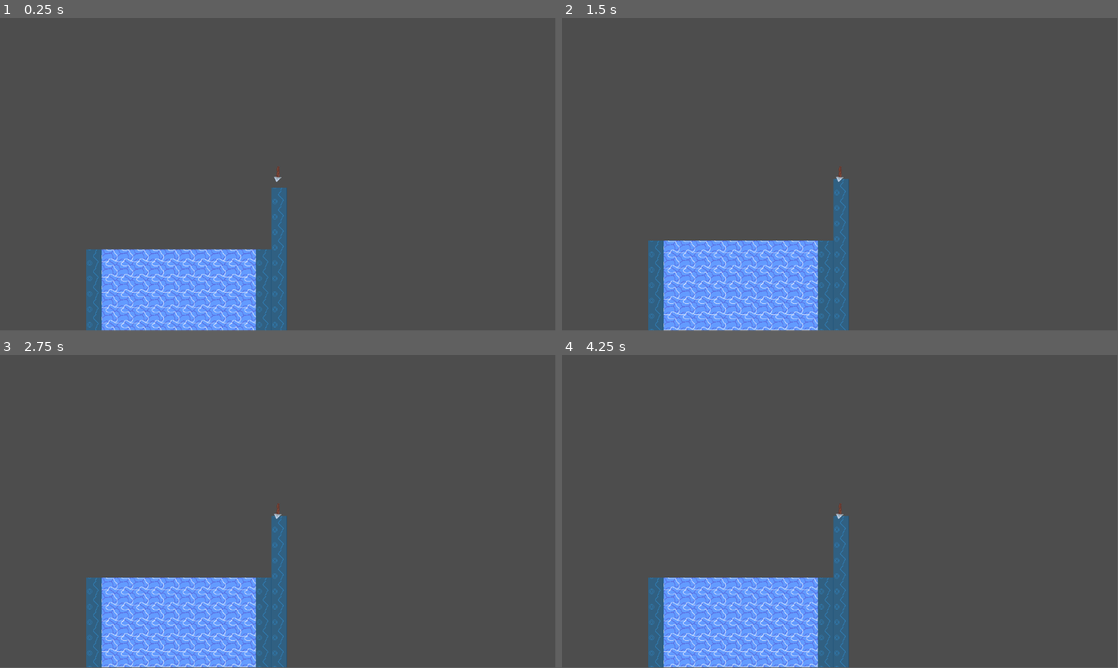
Above: before the commit, frames 1-4 (two rows, left to right).
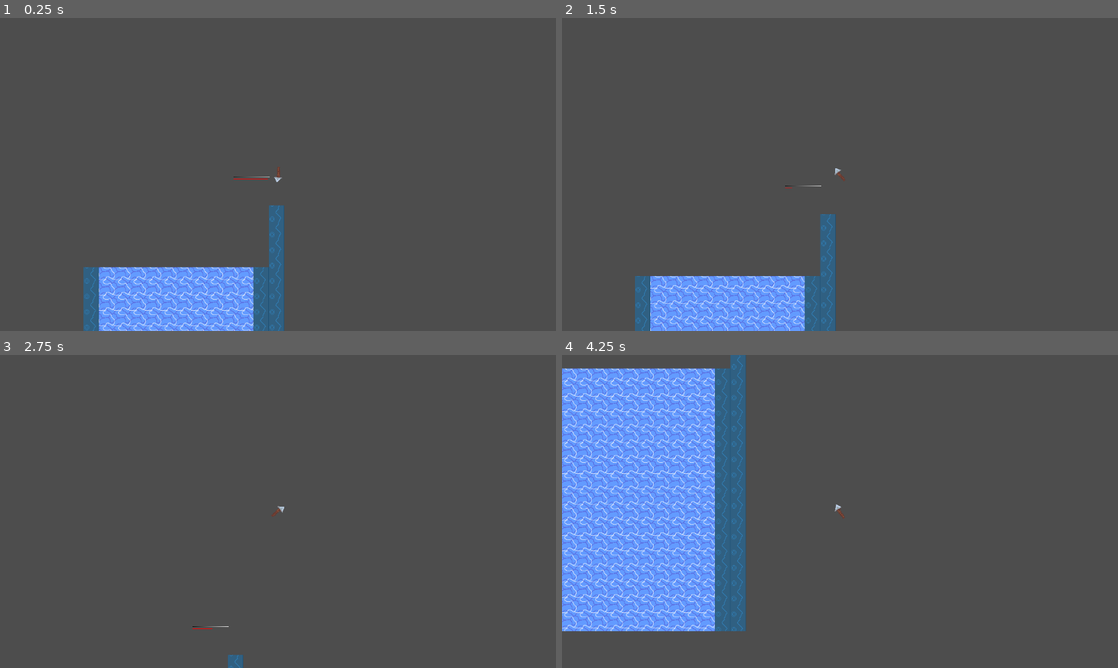
Above: after the commit, the same moments.

Repository: RylanSanders/LudumDare57
Game: Godot game, scene res://Main.tscn
Same seed, same stepped clock (60 frames per second), same inputs: the game is played once before the commit and once after it.
Inputs:
- Up to frame 1 (0.25 s): no input
- Up to frame 2 (1.5 s): tap Enter at 0.5 s; hold D 0.53-1.28 s; tap Space (launch) at 0.6, 1.35 s; hold A from 1.28 s (still down)
- Up to frame 3 (2.75 s): release A at 2.03 s; hold D from 2.03 s (still down); tap Space (launch) at 2.1 s
- Up to frame 4 (4.25 s): tap Space (launch) at 2.85, 3.6 s; release D at 3.53 s; hold A from 3.53 s (still down)
In our replay, the window is 799x449 before the commit and 800x450 after it. These sizes can differ from the game's own. Grey fills any space a smaller window leaves; there, only what the larger window draws over its background counts as a difference.

The runs differ from the first frame. In frame 1, 5.4% of the frame differs, in the area x 15-52%, y 47-100%; in frame 2, 8.4%; in frame 3, 11%; in frame 4, 35%, in the area x 0-52%, y 0-100%.

Commit message:
Finish Launch mechanic

Diff:
--- a/Main.tscn
+++ b/Main.tscn
@@ -1,8 +1,9 @@
-[gd_scene load_steps=8 format=4 uid="uid://c6kt75durlr23"]
+[gd_scene load_steps=12 format=4 uid="uid://c6kt75durlr23"]
 
 [ext_resource type="Texture2D" uid="uid://dcn3hd50jypr0" path="res://BaseTileSet.png" id="1_uu6xs"]
 [ext_resource type="Script" uid="uid://c7nwkwi7i72f7" path="res://spear.gd" id="2_cm0pq"]
 [ext_resource type="Texture2D" uid="uid://cbq6qsjvf7wcr" path="res://RoughSpear.png" id="2_r0du0"]
+[ext_resource type="Script" uid="uid://b5rdjagi8vq3o" path="res://launch_power_bar.gd" id="4_cm0pq"]
 
 [sub_resource type="TileSetAtlasSource" id="TileSetAtlasSource_cm0pq"]
 texture = ExtResource("1_uu6xs")
@@ -25,7 +26,18 @@
 [sub_resource type="PhysicsMaterial" id="PhysicsMaterial_uu6xs"]
 absorbent = true
 
-[sub_resource type="RectangleShape2D" id="RectangleShape2D_3dxm6"]
+[sub_resource type="Gradient" id="Gradient_fos0i"]
+
+[sub_resource type="GradientTexture1D" id="GradientTexture1D_3dxm6"]
+gradient = SubResource("Gradient_fos0i")
+width = 75
+
+[sub_resource type="Gradient" id="Gradient_lgr22"]
+colors = PackedColorArray(1, 0, 0, 1, 1, 0, 0, 1)
+
+[sub_resource type="GradientTexture1D" id="GradientTexture1D_trn2v"]
+gradient = SubResource("Gradient_lgr22")
+width = 75
 
 [node name="Node2D" type="Node2D"]
 
@@ -35,22 +47,33 @@
 tile_set = SubResource("TileSet_fos0i")
 
 [node name="RigidBody2D" type="RigidBody2D" parent="."]
-position = Vector2(301, -220)
+position = Vector2(307, -256)
 physics_material_override = SubResource("PhysicsMaterial_uu6xs")
 gravity_scale = 0.1
+center_of_mass_mode = 1
+center_of_mass = Vector2(0, 20)
 script = ExtResource("2_cm0pq")
 
-[node name="CollisionShape2D" type="CollisionShape2D" parent="RigidBody2D"]
-shape = SubResource("RectangleShape2D_3dxm6")
-metadata/_edit_lock_ = true
+[node name="CollisionShape2D" type="CollisionPolygon2D" parent="RigidBody2D"]
+position = Vector2(0, -5)
+polygon = PackedVector2Array(-1, -11, 4, -11, 4, 11, 8, 11, -2, 21, -8, 11, -2, 11)
 
 [node name="Camera2D" type="Camera2D" parent="RigidBody2D"]
-metadata/_edit_lock_ = true
 
 [node name="Sprite2D" type="Sprite2D" parent="RigidBody2D"]
 texture_filter = 1
 texture = ExtResource("2_r0du0")
-metadata/_edit_lock_ = true
 
 [node name="Forward" type="Node2D" parent="RigidBody2D"]
 position = Vector2(-3.66, 24.785)
+
+[node name="LaunchStrengthProgressBar" type="TextureProgressBar" parent="."]
+offset_left = 215.0
+offset_top = -251.0
+offset_right = 290.0
+offset_bottom = -245.0
+value = 90.0
+texture_under = SubResource("GradientTexture1D_3dxm6")
+texture_progress = SubResource("GradientTexture1D_trn2v")
+texture_progress_offset = Vector2(0, 3.76)
+script = ExtResource("4_cm0pq")
--- /dev/null
+++ b/launch_power_bar.gd
@@ -0,0 +1,18 @@
+extends TextureProgressBar
+
+
+var barSpeed:= 50
+var is_going_up:= true
+
+func _ready() -> void:
+	pass
+
+func _process(delta: float) -> void:
+	if is_going_up:
+		value = move_toward(value, 100,barSpeed * delta)
+		if value>=100:
+			is_going_up = false
+	else:
+		value = move_toward(value, 0,barSpeed * delta)
+		if value<=0:
+			is_going_up = true
--- a/project.godot
+++ b/project.godot
@@ -15,6 +15,12 @@
 config/features=PackedStringArray("4.4", "Forward Plus")
 config/icon="res://icon.svg"
 
+[display]
+
+window/stretch/mode="viewport"
+window/stretch/aspect="expand"
+window/stretch/scale_mode="integer"
+
 [input]
 
 launch={
--- a/spear.gd
+++ b/spear.gd
@@ -2,27 +2,35 @@
 
 var angular_vel: float =0
 var is_angling_launch:=true
+var is_strength_launch:=false
 var LAUNCH_VEL = 100
-var GRAVITY_SCALE = 0.1
+var GRAVITY_SCALE = 0.5
+var ANGULAR_ROT_SPEED = 4
+
 @onready var ForwardNode:Node2D = get_node("Forward")
+@onready var LaunchStrengthBar:TextureProgressBar = get_node("../LaunchStrengthProgressBar")
 
 func _process(delta: float) -> void:
-	#set_physics_process(false)
-	if Input.is_key_pressed(KEY_A):
-		angular_vel=1
-	elif Input.is_key_pressed(KEY_D):
-		angular_vel=-1
-	else:
-		angular_vel=0
+	if is_angling_launch:
+		if Input.is_key_pressed(KEY_A):
+			angular_vel=ANGULAR_ROT_SPEED
+		elif Input.is_key_pressed(KEY_D):
+			angular_vel=-ANGULAR_ROT_SPEED
+		else:
+			angular_vel=0
 	if Input.is_action_just_pressed("launch"):
-		var launch_vel = (ForwardNode.global_position-global_position).normalized() * LAUNCH_VEL
-		apply_impulse(launch_vel)
-		is_angling_launch = false
-		gravity_scale=GRAVITY_SCALE
+		if is_angling_launch:
+			is_angling_launch = false
+			is_strength_launch = true
+		elif is_strength_launch:
+			gravity_scale=GRAVITY_SCALE
+			is_strength_launch = false
+			var launch_vel = (ForwardNode.global_position-global_position).normalized() * LAUNCH_VEL * (LaunchStrengthBar.value/5)
+			apply_impulse(launch_vel)
 	pass
 
 func _physics_process(delta: float) -> void:
-	if is_angling_launch:
+	if is_angling_launch or is_strength_launch:
 		linear_velocity=Vector2.ZERO
 		angular_velocity=angular_vel
 		gravity_scale=0
Not shown, added: launch_power_bar.gd.uid
